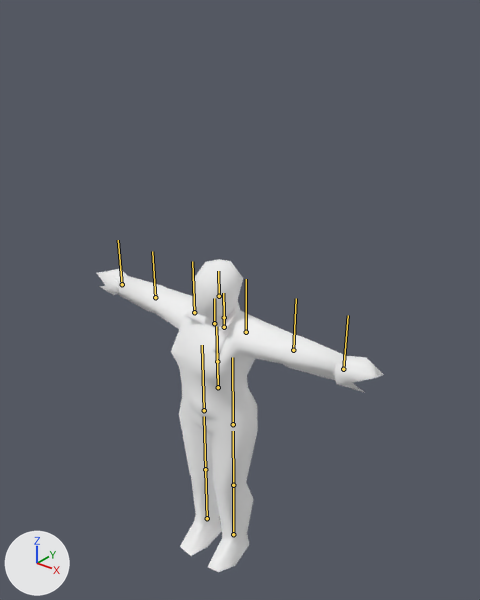
Renders of the glTF model docs/poses/pl_make.glb from each side of a commit.
The view is the same before and after, from a 50 mm lens placed at (1.88, -2.17, 1.89), pointed at (0.11, 0.04, 0.52). Arrows for +X, +Y and +Z are at lower left; the lights stay in place. The older version comes first. The bones that change, and the others that lie on the model, are drawn over the model as lines.

Objects in the first picture: 'Group[0]', 'Group[100]'.
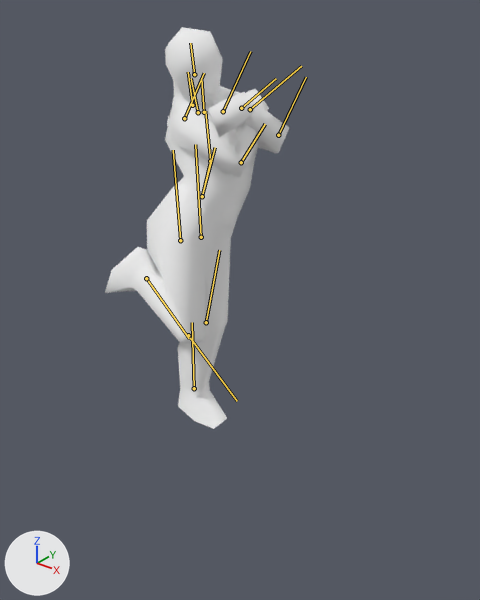
The newer file adds an action. The first version stands in its rest pose; the second is drawn at frame 37 of the action 'Motion[178]_start'.

Where the change shows, as pixel boxes [x1, y1, x2, y2] in the pictures (480 x 600 px):
'Group[100]', posed (36% narrower, 28% taller)
    before: [97, 259, 384, 572]
    after: [105, 27, 289, 429]
'Group[0]', posed
    before: [184, 305, 251, 417]
    after: [167, 86, 284, 225]
bone '0:0', root to tip
    before: (218, 387) to (217, 351)
    after: (202, 196) to (215, 147)
bone '1:17', root to tip
    before: (204, 410) to (202, 345)
    after: (180, 240) to (173, 150)
bone '2:18', root to tip
    before: (205, 469) to (204, 416)
    after: (188, 335) to (237, 401)
bone '3:19', root to tip
    before: (207, 518) to (205, 469)
    after: (146, 278) to (189, 338)
bone '4:14', root to tip
    before: (233, 424) to (232, 357)
    after: (201, 237) to (195, 144)
bone '5:15', root to tip
    before: (233, 485) to (233, 431)
    after: (206, 322) to (219, 250)
bone '6:16', root to tip
    before: (233, 534) to (233, 485)
    after: (194, 388) to (192, 322)
bone '7:1', root to tip
    before: (218, 387) to (217, 361)
    after: (202, 196) to (210, 161)
bone '8:2', root to tip
    before: (217, 361) to (216, 326)
    after: (210, 161) to (205, 111)
bone '9:3', root to tip
    before: (224, 317) to (223, 293)
    after: (192, 105) to (188, 72)
bone '10:4', root to tip
    before: (219, 296) to (218, 271)
    after: (194, 74) to (190, 43)
bone '11:9', root to tip
    before: (214, 323) to (214, 298)
    after: (198, 112) to (191, 78)
bone '12:10', root to tip
    before: (194, 312) to (192, 261)
    after: (184, 118) to (204, 73)
bone '13:11', root to tip
    before: (155, 297) to (152, 251)
    after: (241, 162) to (265, 124)
bone '14:12', root to tip
    before: (122, 284) to (118, 240)
    after: (250, 109) to (301, 66)
bone '15:5', root to tip
    before: (224, 327) to (224, 302)
    after: (204, 112) to (201, 78)
bone '16:6', root to tip
    before: (246, 332) to (246, 279)
    after: (223, 111) to (250, 51)
bone '17:7', root to tip
    before: (293, 350) to (296, 298)
    after: (278, 135) to (306, 77)
bone '18:8', root to tip
    before: (343, 369) to (348, 315)
    after: (241, 108) to (276, 78)

What the commit changed:
Bone '0:0' (bone_0_0) moves from (0.0, 0.0, 0.0) to (0.06, 1.054, 0.148).
Bone '0:0' (bone_0_0) turns from (0, 0, 0) to (53, 112, 44) degrees about its own x, y and z.
Bone '1:17' (bone_1_17) turns from (0, 0, 0) to (-31, -21, -7) degrees about its own x, y and z.
Bone '2:18' (bone_2_18) turns from (0, 0, 0) to (143, 0, 0) degrees about its own x, y and z.
Bone '3:19' (bone_3_19) turns from (0, 0, 0) to (3, -4, -3) degrees about its own x, y and z.
Bone '4:14' (bone_4_14) turns from (0, 0, 0) to (-16, -6, 10) degrees about its own x, y and z.
Bone '5:15' (bone_5_15) turns from (0, 0, 0) to (15, 0, 0) degrees about its own x, y and z.
Bone '6:16' (bone_6_16) turns from (0, 0, 0) to (-9, -17, 9) degrees about its own x, y and z.
Bone '7:1' (bone_7_1) turns from (0, 0, 0) to (-1, 1, 2) degrees about its own x, y and z.
Bone '8:2' (bone_8_2) turns from (0, 0, 0) to (-19, 2, 5) degrees about its own x, y and z.
Bone '9:3' (bone_9_3) turns from (0, 0, 0) to (6, -24, 13) degrees about its own x, y and z.
Bone '10:4' (bone_10_4) turns from (0, 0, 0) to (14, -28, 5) degrees about its own x, y and z.
Bone '11:9' (bone_11_9) turns from (0, 0, 0) to (1, 1, 15) degrees about its own x, y and z.
Bone '12:10' (bone_12_10) turns from (0, 0, 0) to (63, 48, 87) degrees about its own x, y and z.
Bone '13:11' (bone_13_11) turns from (0, 0, 0) to (0, 114, 0) degrees about its own x, y and z.
Bone '14:12' (bone_14_12) turns from (0, 0, 0) to (-31, -5, 42) degrees about its own x, y and z.
Bone '15:5' (bone_15_5) turns from (0, 0, 0) to (-3, -13, -12) degrees about its own x, y and z.
Bone '16:6' (bone_16_6) turns from (0, 0, 0) to (56, -59, -68) degrees about its own x, y and z.
Bone '17:7' (bone_17_7) turns from (0, 0, 0) to (0, -111, 0) degrees about its own x, y and z.
Bone '18:8' (bone_18_8) turns from (0, 0, 0) to (-53, -3, -43) degrees about its own x, y and z.
